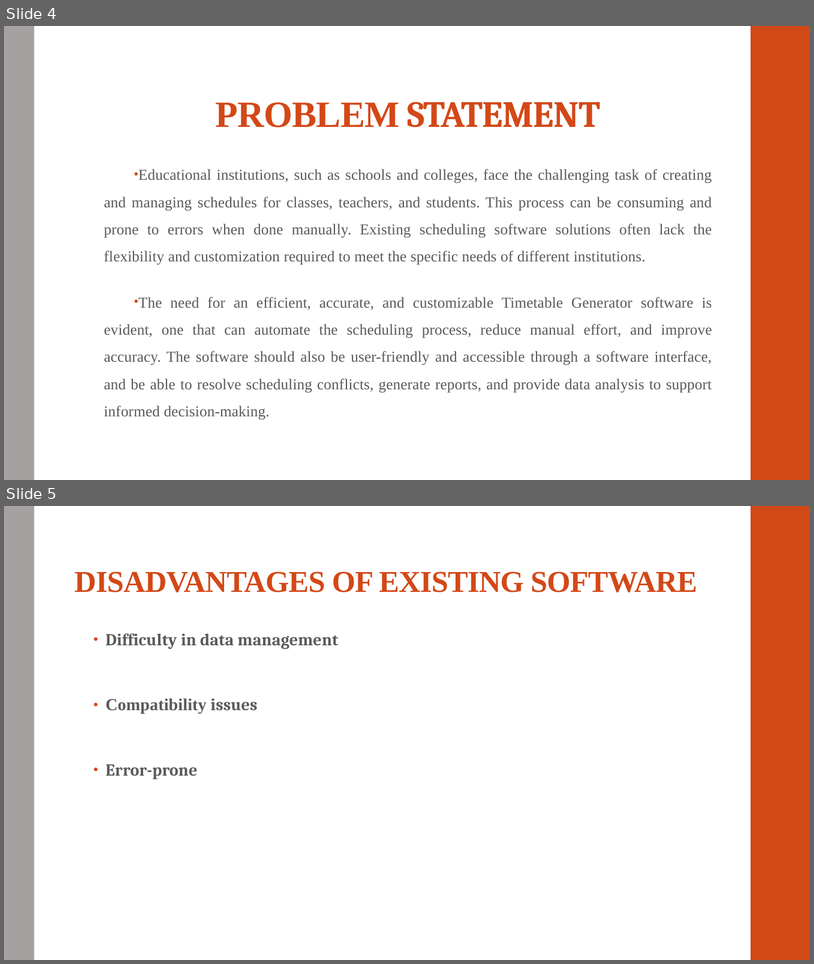
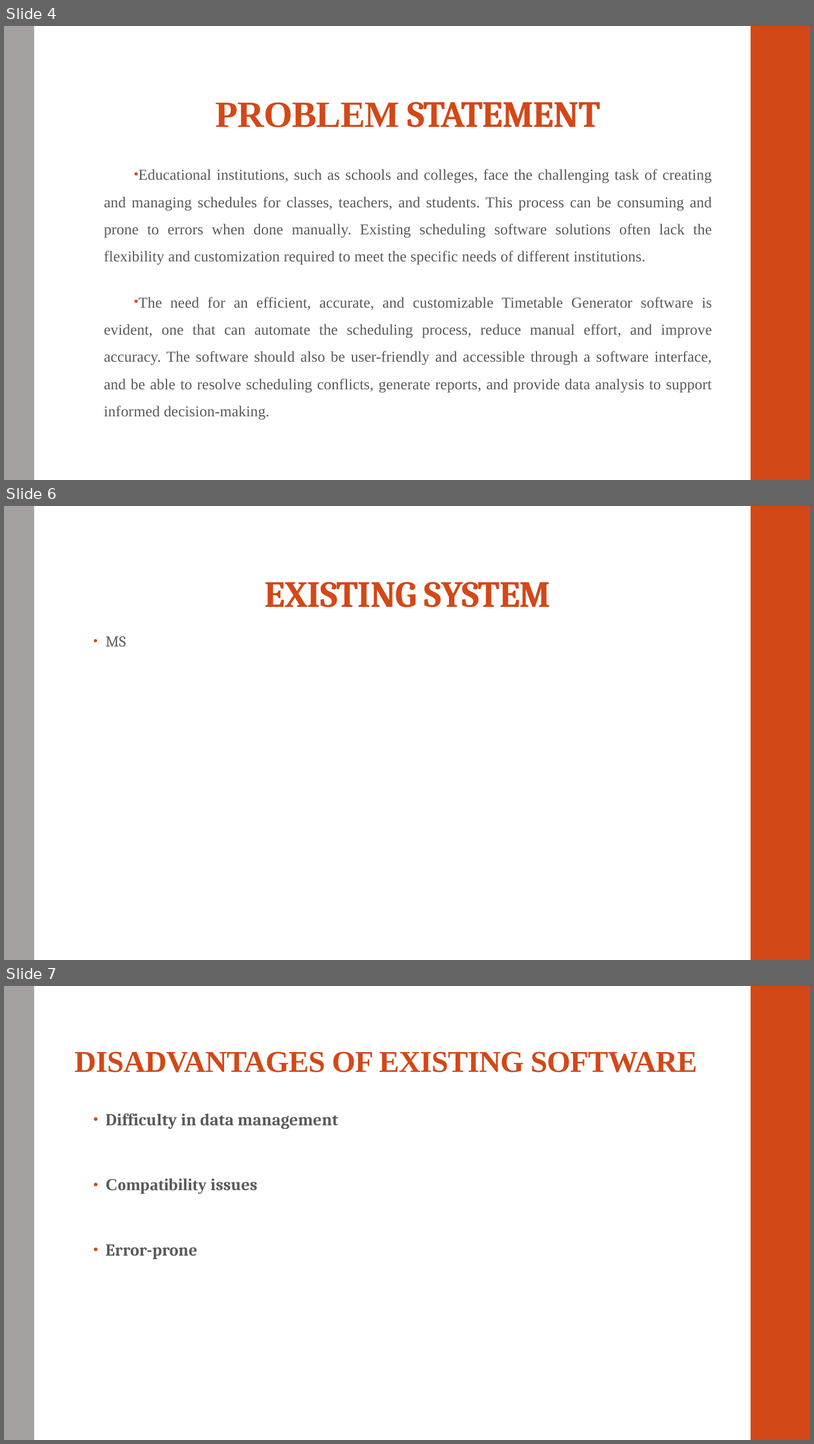
Before and after one commit to mgokulakrishnan08/TimeTableGeneration, a slide deck: Documentation/TIMETABLE_GENERATOR[2].pptx. Shown one above the other, each under a label of ours: slides 4 and 5 before the commit, slides 4, 6 and 7 after it; the slides between them are not shown. The pictures are 814x964 and 814x1444 pixels, drawn with LibreOffice and Linux fonts; fonts in the diff are those of the drawing. Boxes give left, top, right and bottom in pixels: in the first picture for what was removed or moved away, otherwise in the second. Text is boxed around its words. In the diff, an @@ line names an element or a change of style, - is before the commit and + after.

```diff
--- a/Documentation/TIMETABLE_GENERATOR[2].pptx
+++ b/Documentation/TIMETABLE_GENERATOR[2].pptx
@@ slide 6 added at (x1=4, y1=506, x2=810, y2=960), background #FFFFFF; not listed: 2 template elements that a slide beside it also shows @@
@@ title added at (x1=265, y1=582, x2=551, y2=607), 44 pt, text #D34817, bold @@
+EXISTING SYSTEM
@@ text added at (x1=105, y1=636, x2=126, y2=646), 18 pt, text #595959 @@
+• MS
@@ what was slide 5 is now slide 7 @@
```
Also in this commit, not shown: 4 other slides added.
